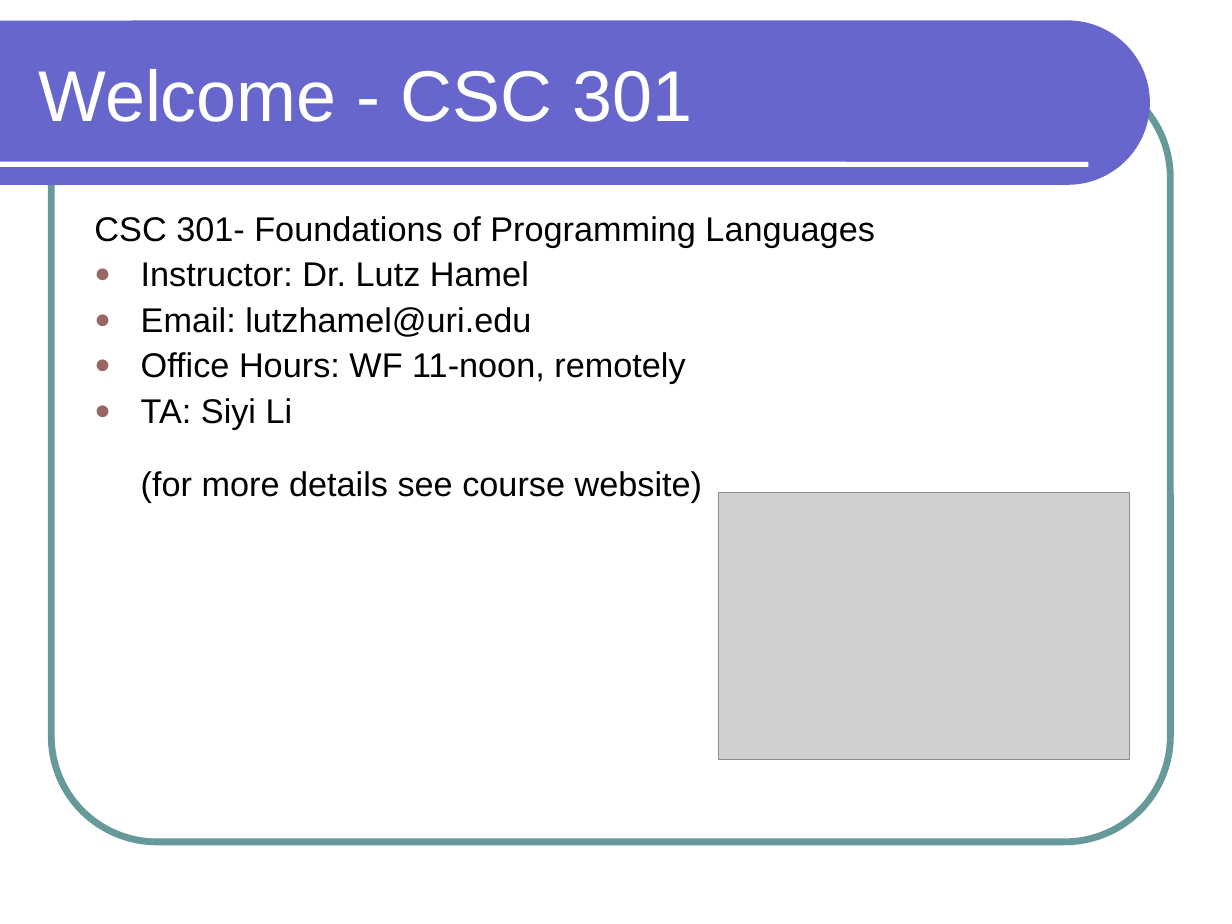
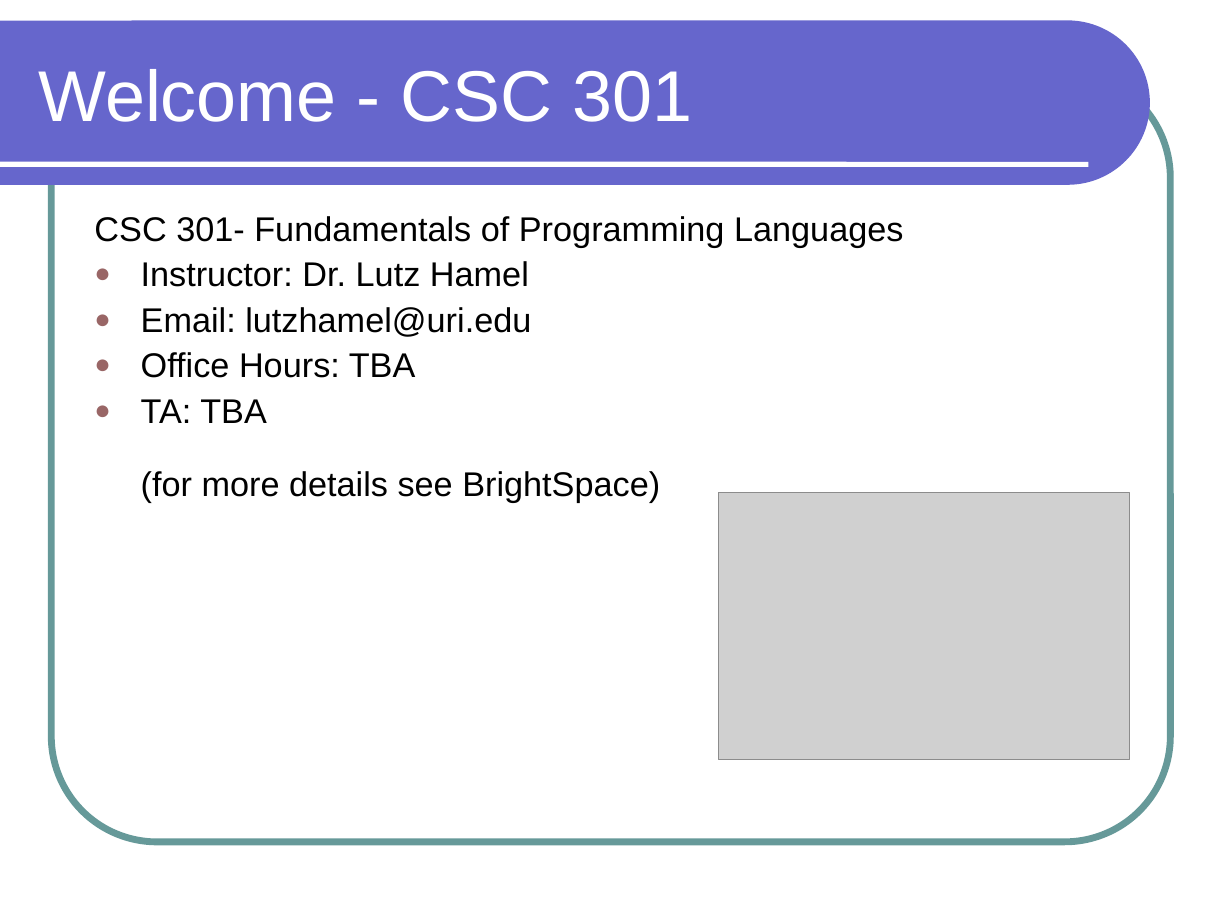
Before and after one commit to lutzhamel/CSC301, a slide deck: slide 1 of notes/csc301-ln001.ppt. Drawn at 1232x924 pixels with LibreOffice and Linux fonts; fonts in the diff are those of the drawing; grey boxes stand for pictures. Boxes give left, top, right and bottom in pixels: in the first picture for what was removed or moved away, otherwise in the second. Text is boxed around its words. In the diff, an @@ line names an element or a change of style, - is before the commit and + after.

```diff
--- a/notes/csc301-ln001.ppt
+++ b/notes/csc301-ln001.ppt
@@ text at <box>94,216,903,247</box>: text changed @@
-CSC 301- Foundations of Programming Languages
+CSC 301- Fundamentals of Programming Languages
@@ text at <box>141,352,660,503</box>: text changed @@
-● Office Hours: WF 11-noon, remotely
-● TA: Siyi Li
-  (for more details see course website)
+● Office Hours: TBA
+● TA: TBA
+  (for more details see BrightSpace)
```
Also in this commit, not shown: 7 other slides changed, 2 slides added, 2 slides removed, 13 other files.
